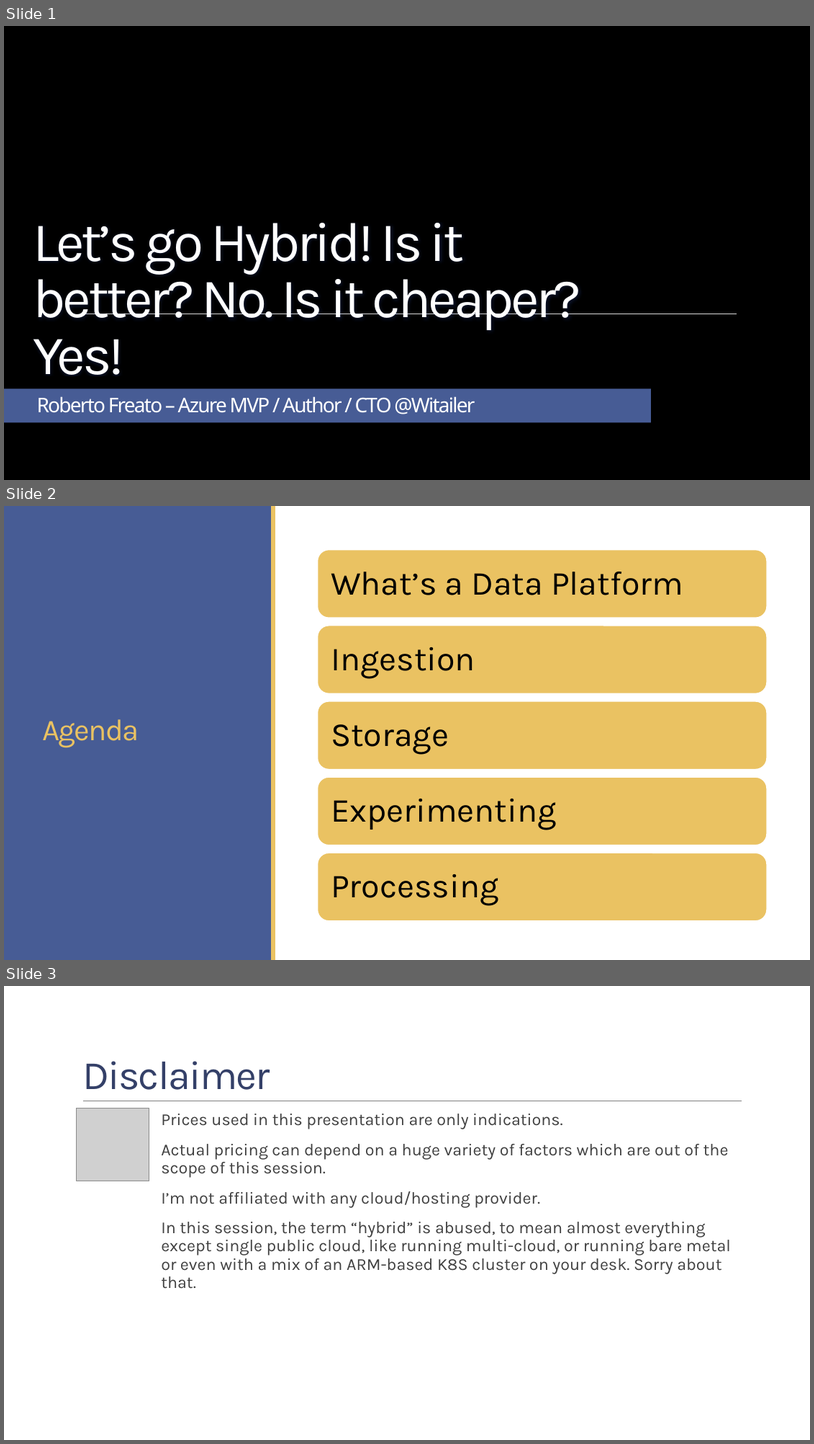
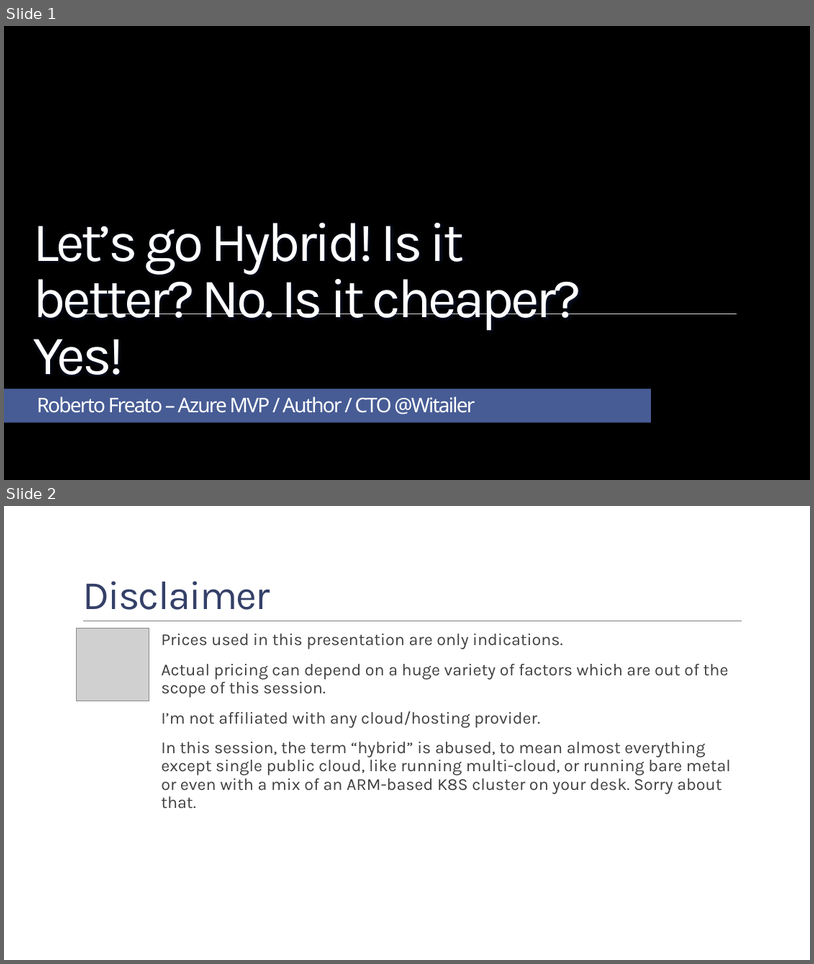
Before and after one commit to childotg/Events.2023, a slide deck: 230425 - DevOpsCon @London/Let's go Hybrid! Is it better.. No. Is it cheaper.. Yes!.pptx. Shown one above the other, each under a label of ours: slides 1, 2 and 3 before the commit, slides 1 and 2 after it. The pictures are 814x1444 and 814x964 pixels, drawn with LibreOffice and Linux fonts; fonts in the diff are those of the drawing; grey boxes stand for pictures; background and template pictures are left out. Boxes give left, top, right and bottom in pixels: in the first picture for what was removed or moved away, otherwise in the second. Text is boxed around its words. In the diff, an @@ line names an element or a change of style, - is before the commit and + after.

```diff
--- a/230425 - DevOpsCon @London/Let's go Hybrid! Is it better.. No. Is it cheaper.. Yes!.pptx
+++ b/230425 - DevOpsCon @London/Let's go Hybrid! Is it better.. No. Is it cheaper.. Yes!.pptx
@@ slide 2 removed at (x1=4, y1=506, x2=810, y2=960), background picture (left out) @@
@@ rectangle removed at (x1=4, y1=506, x2=272, y2=960) @@
@@ rectangle removed at (x1=271, y1=506, x2=275, y2=960) @@
@@ title removed at (x1=43, y1=719, x2=139, y2=748) @@
-Agenda
@@ group removed at (x1=318, y1=549, x2=767, y2=921): 5 rounded rectangles, 5 texts @@
-What’s a Data Platform
-Ingestion
-Storage
-Experimenting
-Processing
@@ what was slide 3 is now slide 2 @@
```
Also in this commit, not shown: 9 slides changed, 21 slides added, 5 other slides removed, 1 other file.
